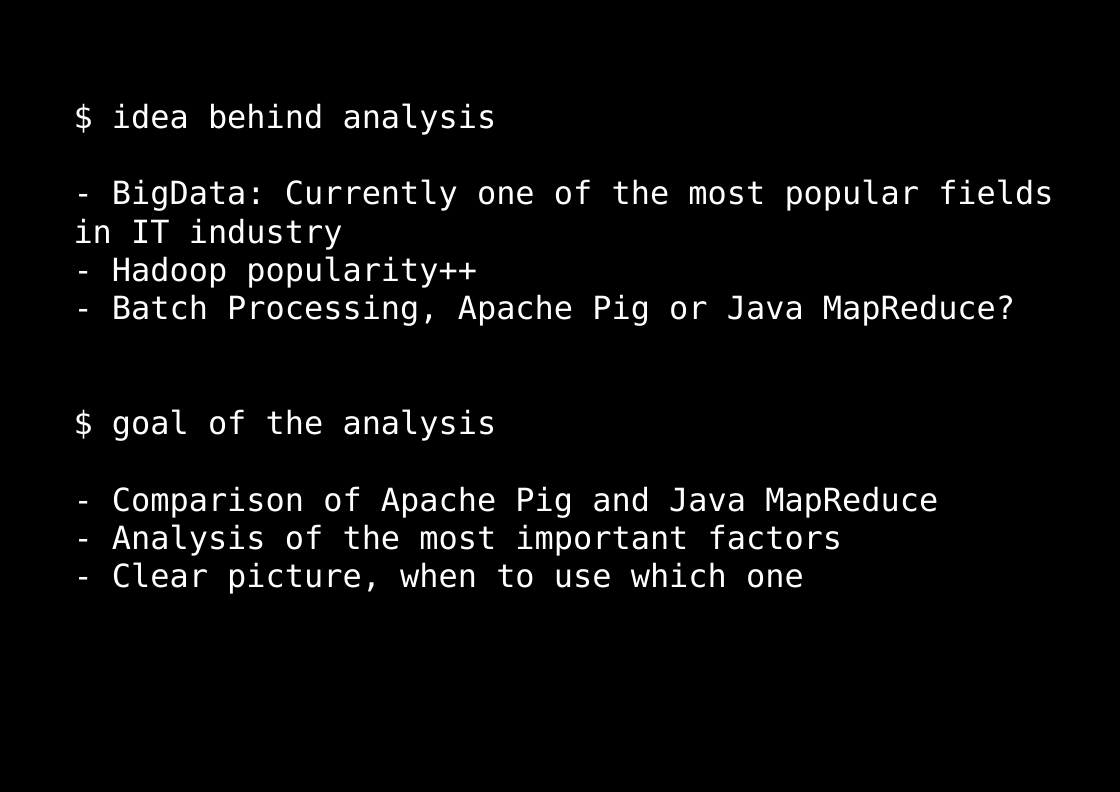
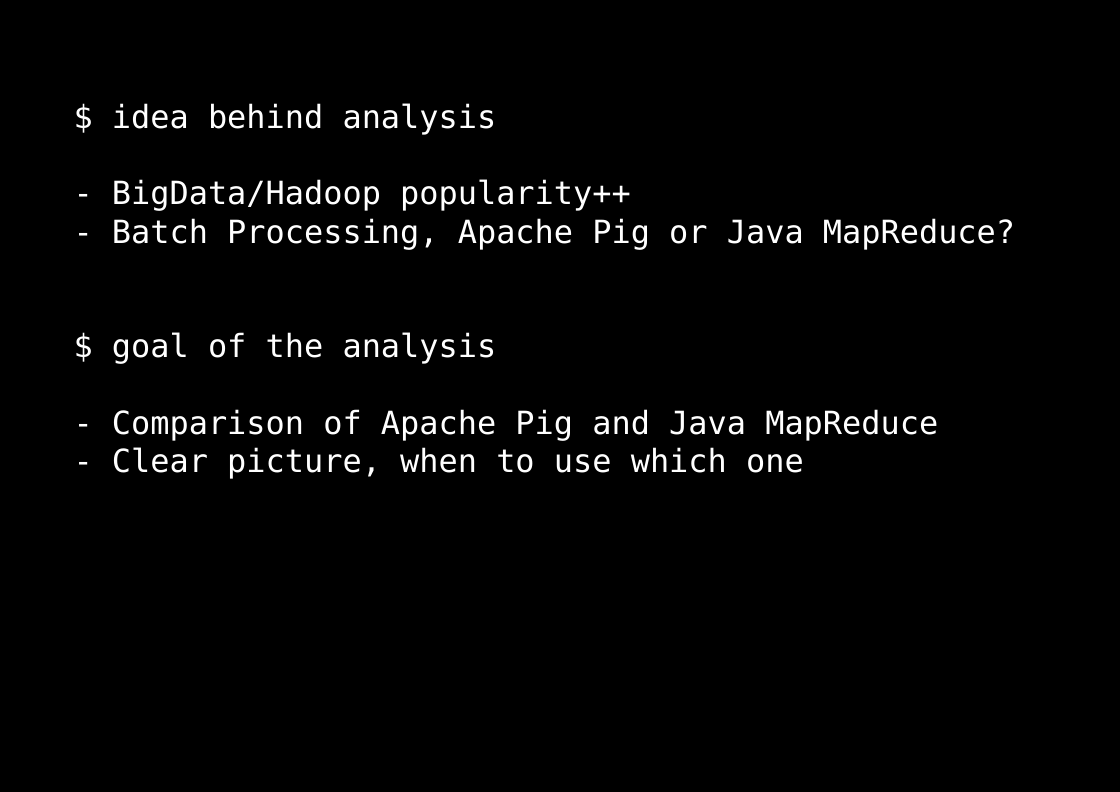
Before and after one commit to dzamurovic/coding-serbia-2014, a slide deck: slide 4 of coding-serbia.pptx. Drawn at 1120x792 pixels with LibreOffice and Linux fonts; fonts in the diff are those of the drawing. Boxes give left, top, right and bottom in pixels: in the first picture for what was removed or moved away, otherwise in the second. Text is boxed around its words. In the diff, an @@ line names an element or a change of style, - is before the commit and + after.

Commit message:
Modified presentation.

```diff
--- a/coding-serbia.pptx
+++ b/coding-serbia.pptx
@@ rectangle "$ idea behind analysis": place and size @@
-rectangle "$ idea behind analysis" at <box>55,87,1073,648</box>
+rectangle "$ idea behind analysis" at <box>55,87,1073,532</box>
@@ text in rectangle at <box>112,179,631,211</box>: text changed @@
-- BigData: Currently one of the most popular fields in IT industry
-- Hadoop popularity++
+- BigData/Hadoop popularity++
@@ text in rectangle at <box>112,524,843,556</box>: paragraph removed @@
-- Analysis of the most important factors
```
